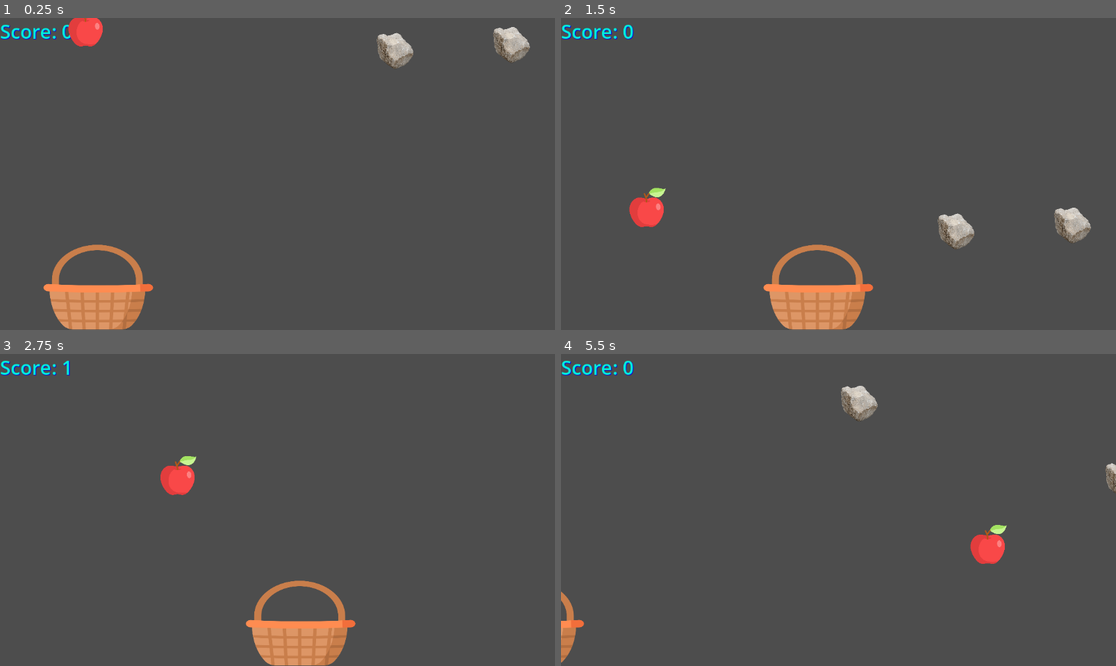
Above: before the commit, frames 1-4 (two rows, left to right).
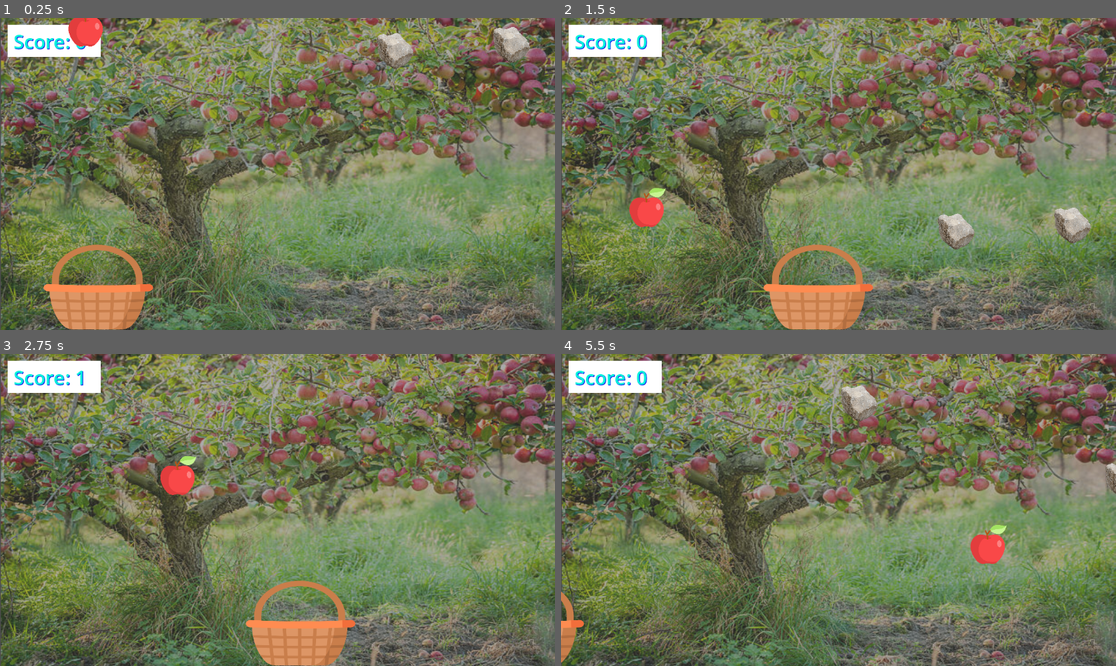
Above: after the commit, the same moments.

Repository: KhanakKRDS/apple_basket_2025
Game: Godot game, scene res://better_apples.tscn
Same seed, same stepped clock (60 frames per second), same inputs: the game is played once before the commit and once after it.
Inputs:
- Up to frame 1 (0.25 s): no input
- Up to frame 2 (1.5 s): hold Right 0.53-1.28 s; hold Left from 1.28 s (still down)
- Up to frame 3 (2.75 s): release Left at 2.03 s; hold Right from 2.03 s (still down)
- Up to frame 4 (5.5 s): release Right at 3.53 s; hold Left from 3.53 s (still down)

The runs differ from the first frame. In frame 1, 84% of the frame differs, in the area x 0-100%, y 0-100%; in frame 2, 83%; in frame 3, 85%; in frame 4, 86%.

Commit message:
Things not working
- plus 5 points for star
-limit for the basket movement
-main menu doesn't acts as the start screen

Diff:
--- a/apple-catcher/apple.gd
+++ b/apple-catcher/apple.gd
@@ -5,7 +5,7 @@
 
 func _ready():
 	velocity = Vector2(0, 300) # x and y position
-	score_label = get_node("/root/BetterApples/score")
+	score_label = get_node("/root/BetterApples/score_bg/score")
 
 func _physics_process(delta: float) -> void:
 	if position.y >680:
@@ -19,11 +19,9 @@
 	if position.y > 680:
 		reset_apple()
 		# Decrease score if missed
+		var score = int(score_label.text)
 		score = max(score - 1, 0)  # prevent negative score
 		score_label.text =("Score: ") + str(score)
-		var score = int(score_label.text)
-
-
 
 func reset_apple():
 	position.x = randi_range(0, 1100)
--- a/apple-catcher/basket.gd
+++ b/apple-catcher/basket.gd
@@ -5,7 +5,7 @@
 var score_label: Label
 
 func _ready():
-	score_label = get_node("/root/BetterApples/score")
+	score_label = get_node("/root/BetterApples/score_bg/score")
 
 
 func _process(delta):
--- a/apple-catcher/better_apples.tscn
+++ b/apple-catcher/better_apples.tscn
@@ -1,6 +1,7 @@
-[gd_scene load_steps=13 format=3 uid="uid://e8rfwr6rihsm"]
+[gd_scene load_steps=14 format=3 uid="uid://e8rfwr6rihsm"]
 
 [ext_resource type="Script" uid="uid://c3savlk0yywr4" path="res://apple.gd" id="1_82mcb"]
+[ext_resource type="Texture2D" uid="uid://dc35goqt0fy50" path="res://game_bg.jpg" id="1_dp5ro"]
 [ext_resource type="Texture2D" uid="uid://qy5xgg6v3m20" path="res://wicker-basket.png" id="1_n6xs7"]
 [ext_resource type="Texture2D" uid="uid://bbkri0cend5g6" path="res://apple.png" id="2_8q4iw"]
 [ext_resource type="Script" uid="uid://k56alnf8dsom" path="res://star.gd" id="3_ba8uk"]
@@ -24,9 +25,24 @@
 
 [node name="BetterApples" type="Node2D"]
 
-[node name="score" type="Label" parent="."]
-offset_right = 151.0
-offset_bottom = 55.0
+[node name="GameBg" type="Sprite2D" parent="."]
+modulate = Color(1, 1, 1, 0.54901963)
+position = Vector2(577, 327.25)
+scale = Vector2(1.879085, 1.6105651)
+texture = ExtResource("1_dp5ro")
+
+[node name="score_bg" type="ColorRect" parent="."]
+offset_left = 16.0
+offset_top = 14.0
+offset_right = 209.0
+offset_bottom = 81.0
+
+[node name="score" type="Label" parent="score_bg"]
+layout_mode = 0
+offset_left = 12.0
+offset_top = 7.0
+offset_right = 163.0
+offset_bottom = 62.0
 theme_override_colors/font_color = Color(0, 0.941176, 0.866667, 1)
 theme_override_colors/font_shadow_color = Color(0, 0, 0.945098, 1)
 theme_override_font_sizes/font_size = 40
@@ -92,5 +108,7 @@
 rotation = 1.5548762
 shape = SubResource("CapsuleShape2D_glxhr")
 
+[node name="background" type="Sprite2D" parent="."]
+
 [connection signal="timeout" from="star/Timer" to="star" method="_on_timer_timeout"]
 [connection signal="body_entered" from="basket" to="basket" method="_on_body_entered"]
